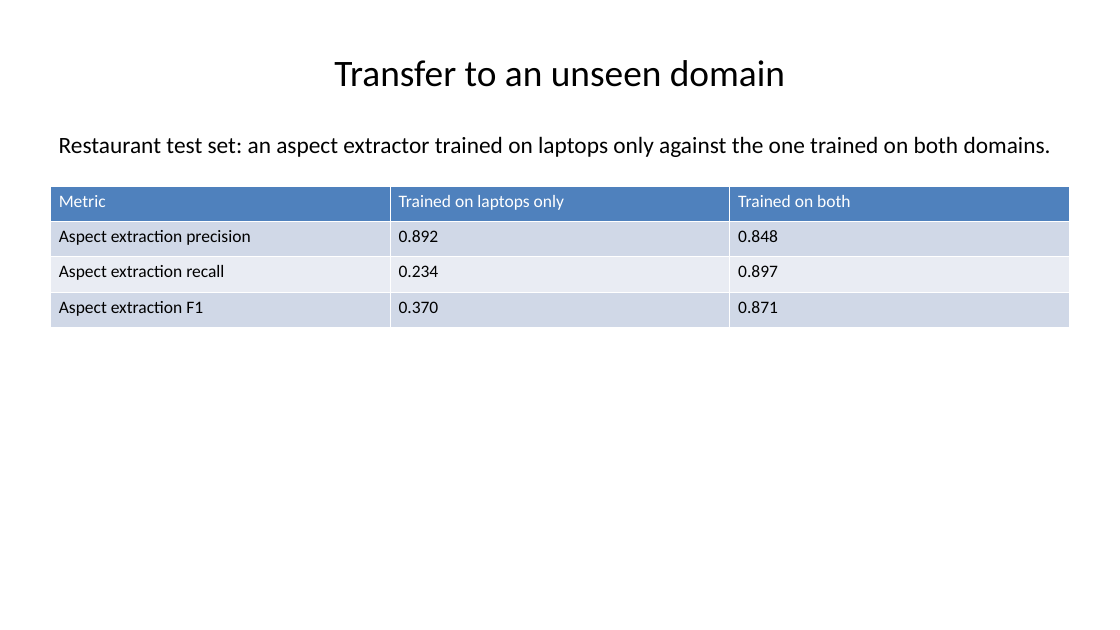
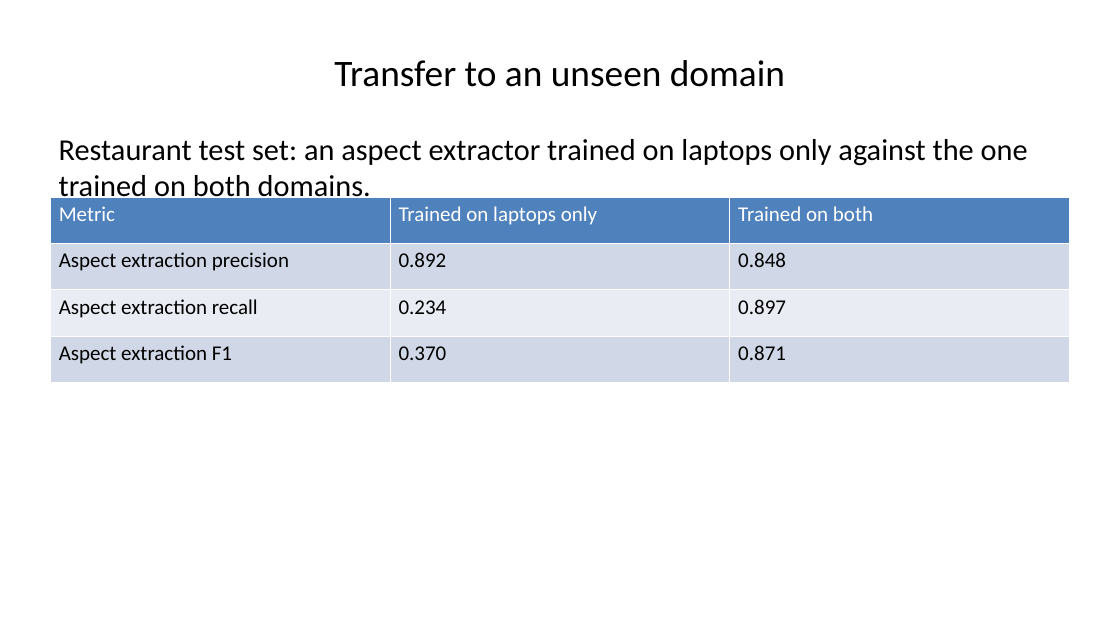
Before and after one commit to loki1948/ABSA-Product-Review-Analysis, a slide deck: slide 14 of docs/submission/ABSA_Presentation.pptx (slide 10 before the commit). Drawn at 1120x630 pixels with LibreOffice and Linux fonts; fonts in the diff are those of the drawing. Boxes give left, top, right and bottom in pixels: in the first picture for what was removed or moved away, otherwise in the second. Text is boxed around its words. In the diff, an @@ line names an element or a change of style, - is before the commit and + after.

```diff
--- a/docs/submission/ABSA_Presentation.pptx
+++ b/docs/submission/ABSA_Presentation.pptx
@@ text "Restaurant test set: an aspect ..." at (59,139,1028,204): size 20 to 26 pt @@
@@ table at (50,197,1069,382) @@
@@ size 15 to 18 pt @@
@@ table: place and size @@
-table at (50,187,1069,328)
+table at (50,197,1069,382)
```
Also in this commit, not shown: 16 other slides changed, 25 other files.
